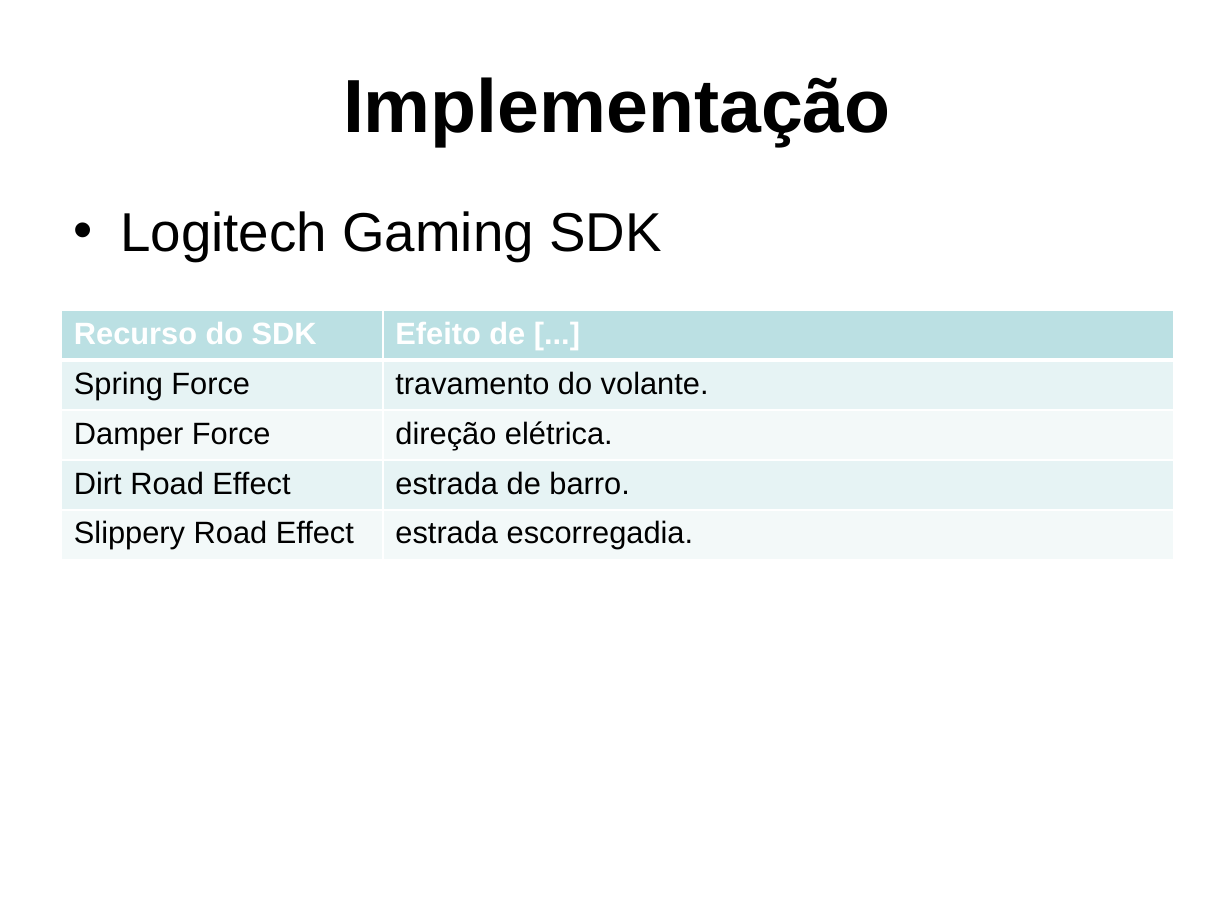
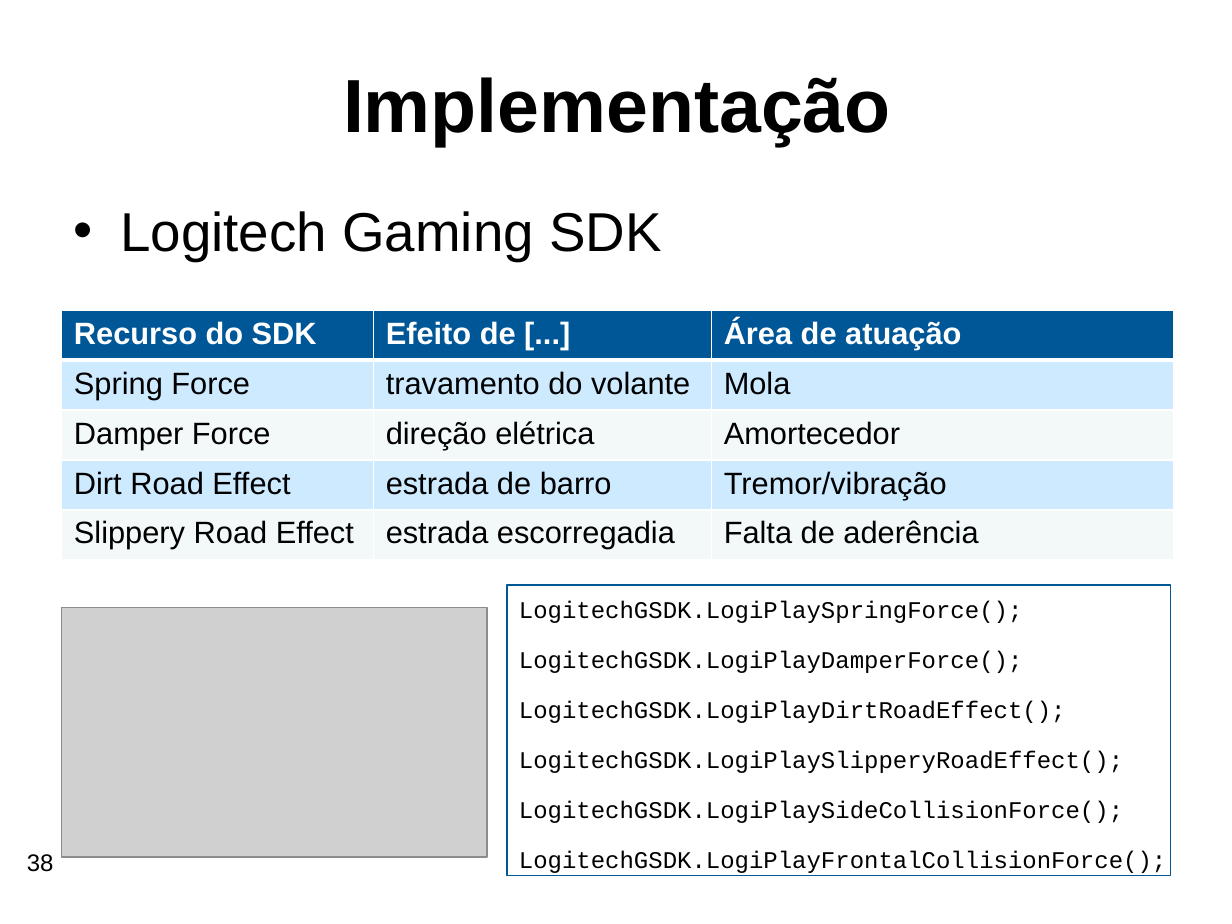
Before and after one commit to gustavobruder/furb-bcc-tcc-2026, a slide deck: slide 38 of Documentos/Apresentacao-TCC-BCC-GustavoBaroniBruder.pptx (slide 23 before the commit). Drawn at 1232x924 pixels with LibreOffice and Linux fonts; fonts in the diff are those of the drawing; grey boxes stand for pictures; background and template pictures are left out. Boxes give left, top, right and bottom in pixels: in the first picture for what was removed or moved away, otherwise in the second. Text is boxed around its words. In the diff, an @@ line names an element or a change of style, - is before the commit and + after.

```diff
--- a/Documentos/Apresentacao-TCC-BCC-GustavoBaroniBruder.pptx
+++ b/Documentos/Apresentacao-TCC-BCC-GustavoBaroniBruder.pptx
@@ table at [62,310,1173,561] @@
-column 2: Efeito de [...] | travamento do volante. | direção elétrica. | estrada de barro. | estrada escorregadia.
+column 2: Efeito de [...] | travamento do volante | direção elétrica | estrada de barro | estrada escorregadia
+column 3: Área de atuação | Mola | Amortecedor | Tremor/vibração | Falta de aderência
@@ rectangle added at [506,585,1170,876], fill #FFFFFF, outline #005797 1 pt @@
@@ picture added at [62,607,487,857] @@
@@ text added at [519,601,1166,876], 14 pt, text #000000 @@
+LogitechGSDK.LogiPlaySpringForce();
+LogitechGSDK.LogiPlayDamperForce();
+LogitechGSDK.LogiPlayDirtRoadEffect();
+LogitechGSDK.LogiPlaySlipperyRoadEffect();
+LogitechGSDK.LogiPlaySideCollisionForce();
+LogitechGSDK.LogiPlayFrontalCollisionForce();
@@ page number added at [27,854,54,872], 14 pt, text #000000 @@
+38
```
Also in this commit, not shown: 27 other slides changed, 16 slides added, 3 slides removed, 1 other file.
